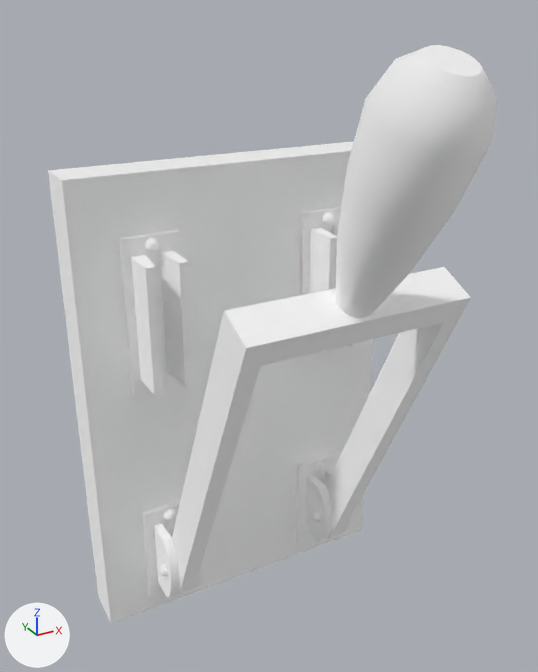
A saved change to the glTF model Client/Client/Resource/DDSMapData/Meshes/cc0_switch.gltf.
Rendered twice from a 50 mm lens placed at (-0.123, -0.255, 0.125), pointed at (-0.008, -0.046, 0.02). Lighting does not change. The marker at lower left points along +X, +Y and +Z. The first picture is the older version. Vertices at exactly the same position are counted once.

Objects in the first picture: 'cc0_switch'.
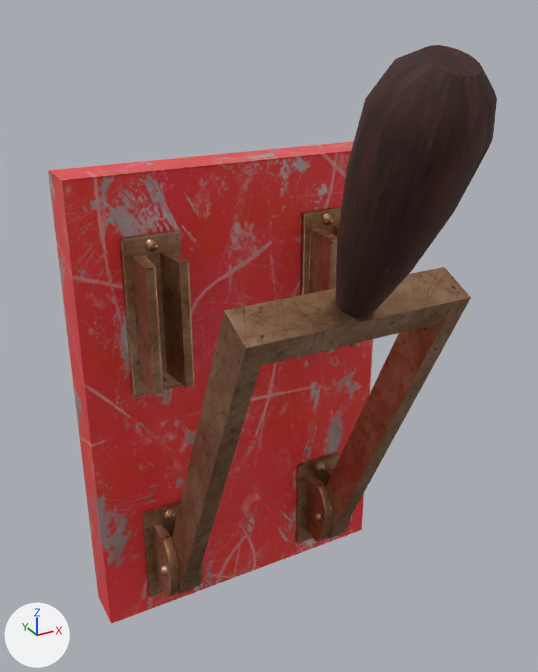
Location of each change, (x1, y1, x2, y2) in pixels of the pictures (538 x 672 px):
part 1 of me_cc0_switch, recoloured (white to red): (48, 141, 373, 624) in both
part 2 of me_cc0_switch, recoloured (white to brown): (172, 45, 497, 594) in both

The edits, one by one:
Picture 'cc0_switch_texture_3.png' (img_cc0_switch_texture_3_png) is new.
Picture 'cc0_switch_texture_4.png' (img_cc0_switch_texture_4_png) is new.
Picture 'cc0_switch_texture_1.png' (img_cc0_switch_texture_1_png) is new.
Picture 'cc0_switch_texture_2.png' (img_cc0_switch_texture_2_png) is new.
Picture 'cc0_switch_texture_0.png' (img_cc0_switch_texture_0_png) is new.
Material 'SwitchHandle_cc0_switch' (mat_switchhandle_cc0_switch) is new.
Uses the picture img_cc0_switch_texture_3_png.
Uses the picture img_cc0_switch_texture_4_png.
Material 'SwitchMain_cc0_switch' (mat_switchmain_cc0_switch) is new.
Uses the picture img_cc0_switch_texture_0_png.
Uses the picture img_cc0_switch_texture_1_png.
Uses the picture img_cc0_switch_texture_2_png.
me_cc0_switch has 720 vertices, 1172 faces and spans x -0.065..0.065, y -0.127..0.007, z -0.115..0.117.
me_cc0_switch is used by ob_cc0_switch; location (0.0, 0.0, 0.0).
me_cc0_switch part 1: all 932 faces that had it switch from mat_switchmain (white #ffffff) to mat_switchmain_cc0_switch.
me_cc0_switch part 2: all 240 faces that had it switch from mat_switchhandle (white #ffffff) to mat_switchhandle_cc0_switch.
